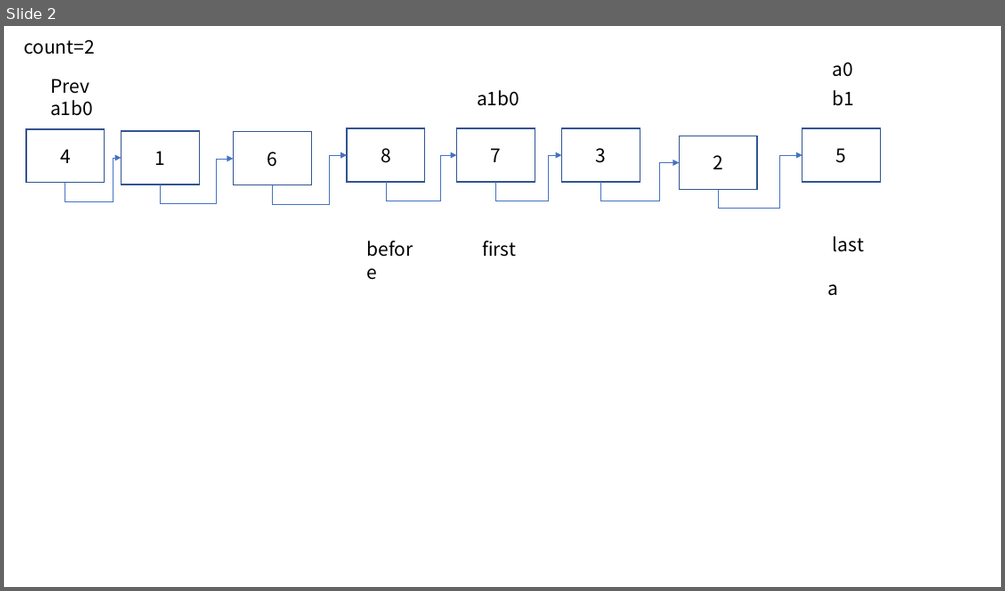
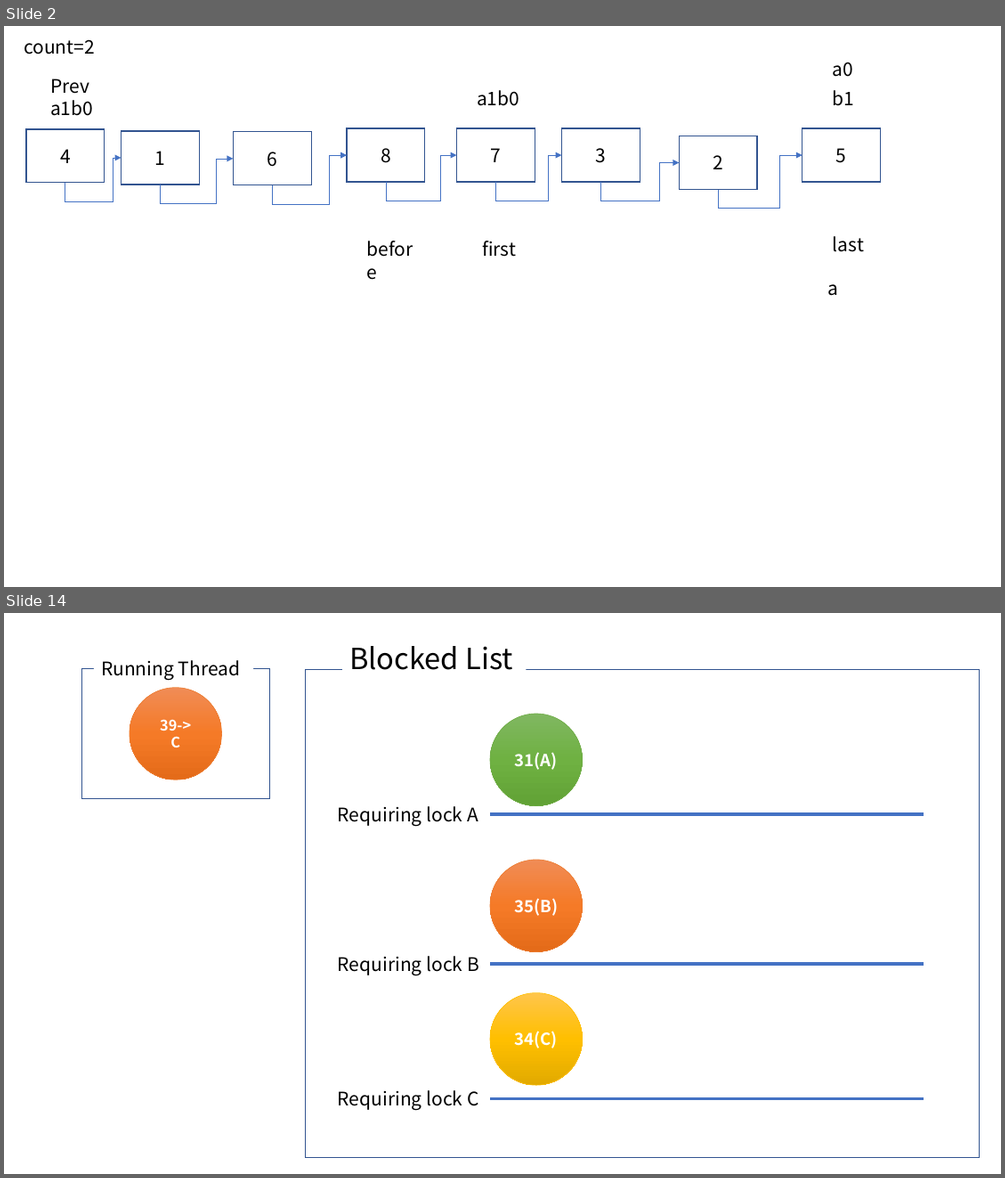
Before and after one commit to seanlion/MyTinyOS, a slide deck: Pintos용 ppt.pptx. Shown one above the other, each under a label of ours: slide 2 before the commit, slides 2 and 14 after it; the slides between them are not shown. The pictures are 1005x591 and 1005x1178 pixels, drawn with LibreOffice and Linux fonts; fonts in the diff are those of the drawing. Boxes give left, top, right and bottom in pixels: in the first picture for what was removed or moved away, otherwise in the second. Text is boxed around its words. In the diff, an @@ line names an element or a change of style, - is before the commit and + after.

```diff
--- a/Pintos용 ppt.pptx
+++ b/Pintos용 ppt.pptx
@@ slide 14 added at box(4, 613, 1001, 1174), background #FFFFFF @@
@@ text added at box(101, 660, 240, 680), 18 pt, text #000000 @@
+Running Thread
@@ text added at box(349, 646, 513, 670), 28 pt, text #000000 @@
+Blocked List
@@ rectangle added at box(81, 668, 269, 798), outline #325491 1 pt @@
@@ ellipse added at box(129, 688, 222, 779), fill gradient #F18C57 to #F67B28 to #E56C19, outline #ED7D31 0.5 pt, 14 pt, text #FFFFFF, bold @@
+39->
+C
@@ rectangle added at box(306, 670, 979, 1159), outline #325491 1 pt @@
@@ ellipse added at box(490, 714, 582, 806), fill gradient #81B861 to #6FB242 to #62A336, outline #70AD47 0.5 pt, 16 pt, text #FFFFFF, bold @@
+31(A)
@@ text added at box(338, 806, 478, 826), 18 pt, text #000000 @@
+Requiring lock A
@@ line added from (399, 814) to (923, 814), #4472C4 3 pt @@
@@ ellipse added at box(490, 860, 582, 952), fill gradient #F18C57 to #F67B28 to #E56C19, outline #ED7D31 0.5 pt, 16 pt, text #FFFFFF, bold @@
+35(B)
@@ text added at box(338, 956, 479, 975), 18 pt, text #000000 @@
+Requiring lock B
@@ line added from (399, 964) to (923, 964), #4472C4 3 pt @@
@@ ellipse added at box(490, 993, 582, 1085), fill gradient #FFC64B to #FFC000 to #E3AB00, outline #FFC000 0.5 pt, 16 pt, text #FFFFFF, bold @@
+34(C)
@@ text added at box(338, 1090, 478, 1110), 18 pt, text #000000 @@
+Requiring lock C
@@ line added from (399, 1099) to (923, 1099), #4472C4 3 pt @@
```
Also in this commit, not shown: 21 other slides added, 7 other files.
